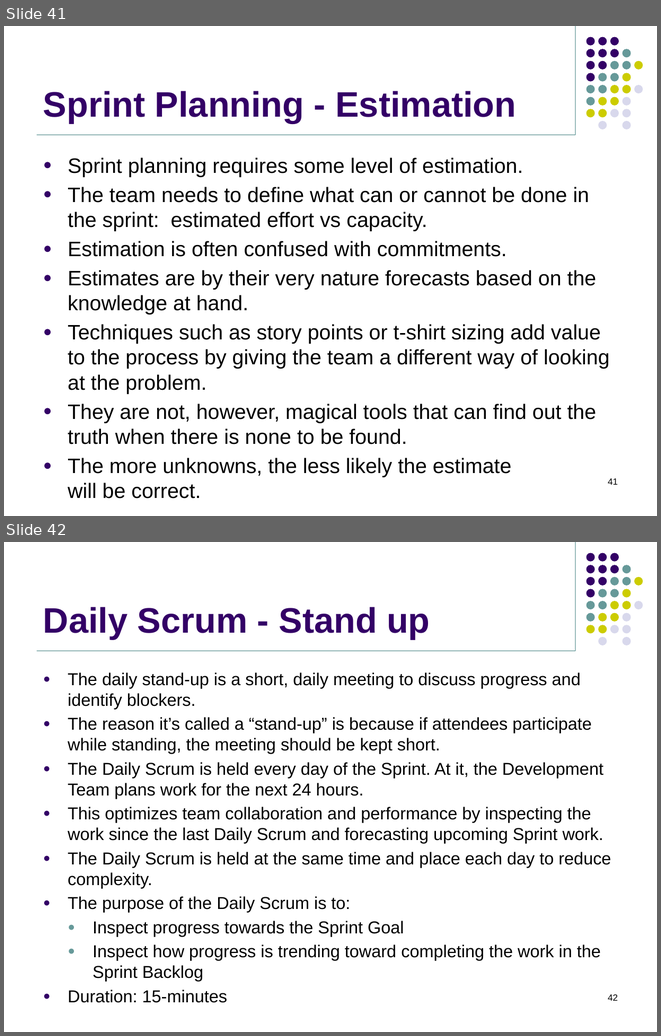
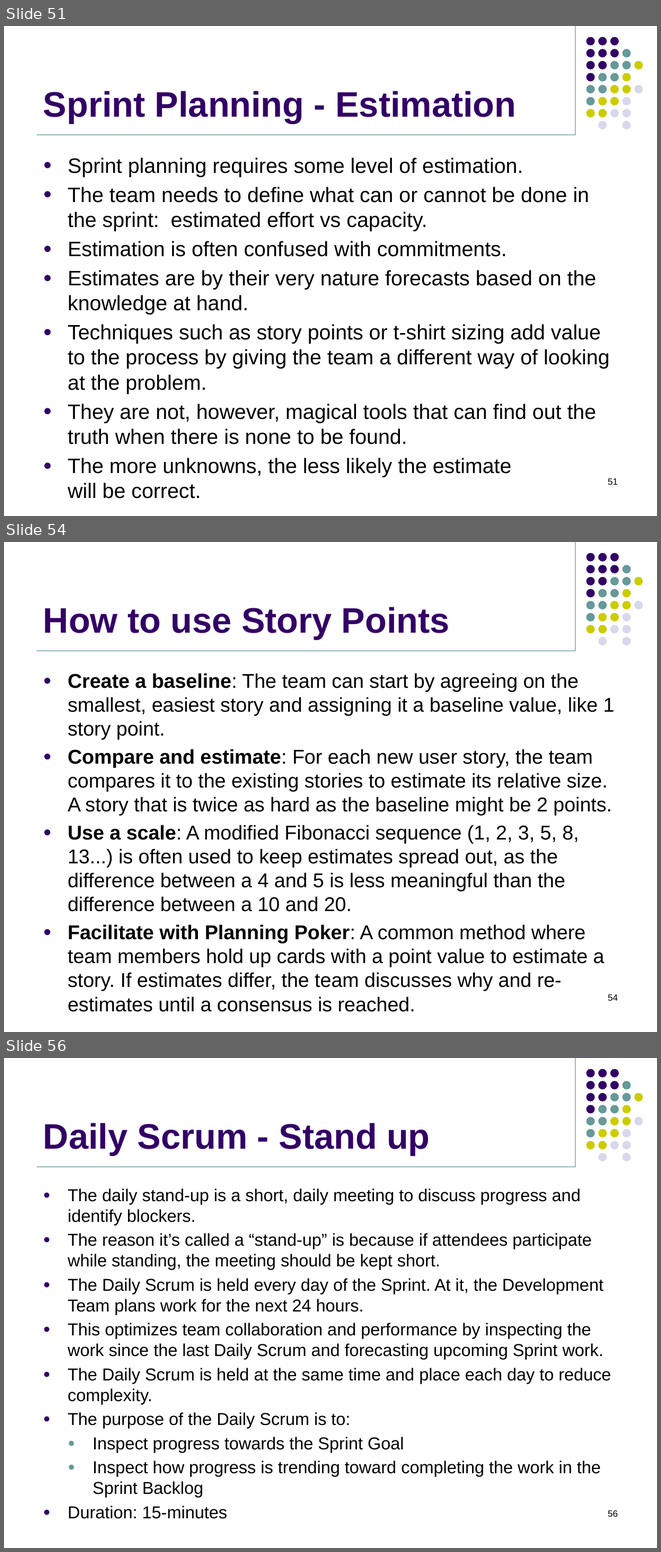
Before and after one commit to jasdhiratrevature/TrainingSlides, a slide deck: SLDC/SDLC.pptx. Shown one above the other, each under a label of ours: slides 41 and 42 before the commit, slides 51, 54 and 56 after it; the slides between them are not shown. The pictures are 661x1036 and 661x1552 pixels, drawn with LibreOffice and Linux fonts; fonts in the diff are those of the drawing; background and template pictures are left out. Boxes give left, top, right and bottom in pixels: in the first picture for what was removed or moved away, otherwise in the second. Text is boxed around its words. In the diff, an @@ line names an element or a change of style, - is before the commit and + after.

```diff
--- a/SLDC/SDLC.pptx
+++ b/SLDC/SDLC.pptx
@@ slide 54 added at (4, 542, 657, 1032), background #FFFFFF; not listed: 33 template elements that a slide beside it also shows @@
@@ title added at (43, 607, 450, 639), 39 pt, text #330066, bold @@
+How to use Story Points
@@ text added at (68, 673, 615, 991), 22 pt, text #000000 @@
+● Create a baseline: The team can start by agreeing on the smallest, easiest story and assigning it a baseline value, like 1 story point.
+● Compare and estimate: For each new user story, the team compares it to the existing stories to estimate its relative size. A story that is twice as hard as the baseline might be 2 points.
+● Use a scale: A modified Fibonacci sequence (1, 2, 3, 5, 8, 13...) is often used to keep estimates spread out, as the difference between a 4 and 5 is less meaningful than the difference between a 10 and 20.
+● Facilitate with Planning Poker: A common method where team members hold up cards with a point value to estimate a story. If estimates differ, the team discusses why and re-estimates until a consensus is reached.
@@ page number added at (608, 994, 618, 1000), 10 pt, text #000000 @@
+54
@@ what was slide 41 is now slide 51 @@
@@ page number at (608, 478, 618, 484): text changed @@
-41
+51
@@ what was slide 42 is now slide 56 @@
@@ page number at (608, 1510, 618, 1516): text changed @@
-42
+56
```
Also in this commit, not shown: 1 slide changed, 15 other slides added.
